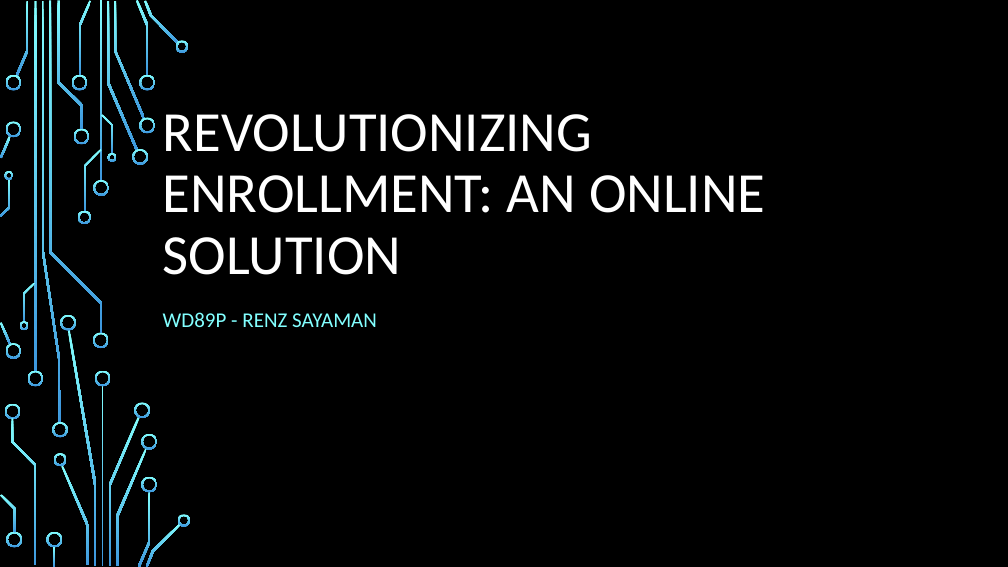
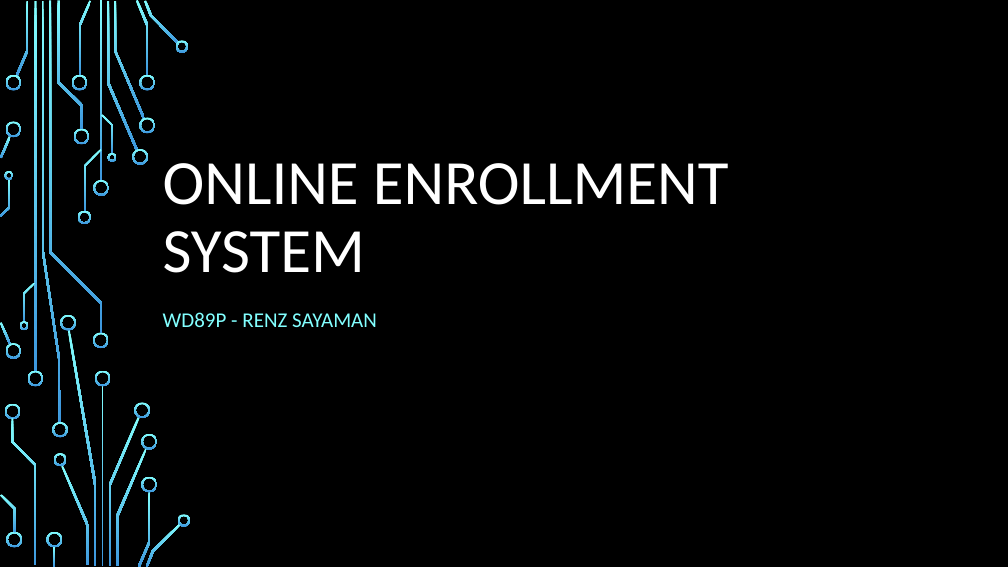
Before and after one commit to Elcavz/Major-Project-2-FrontEnd, a slide deck: slide 1 of PROJECT PROPOSAL.pptx. Drawn at 1008x567 pixels with LibreOffice and Linux fonts; fonts in the diff are those of the drawing; background and template pictures are left out. Boxes give left, top, right and bottom in pixels: in the first picture for what was removed or moved away, otherwise in the second. Text is boxed around its words. In the diff, an @@ line names an element or a change of style, - is before the commit and + after.

```diff
--- a/PROJECT PROPOSAL.pptx
+++ b/PROJECT PROPOSAL.pptx
@@ title at (163, 163, 728, 273): text changed; size 54 to 60 pt @@
-REVOLUTIONIZING ENROLLMENT: AN ONLINE SOLUTION
+ONLINE ENROLLMENT SYSTEM
```
Also in this commit, not shown: 4 other files.
